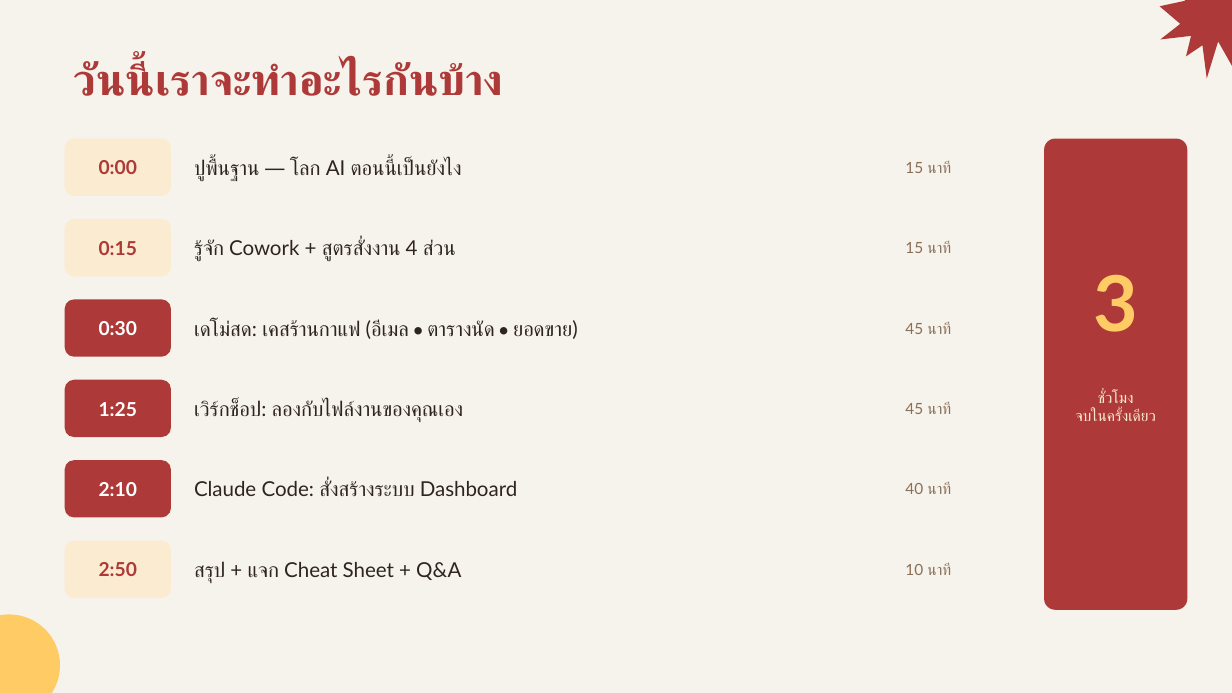
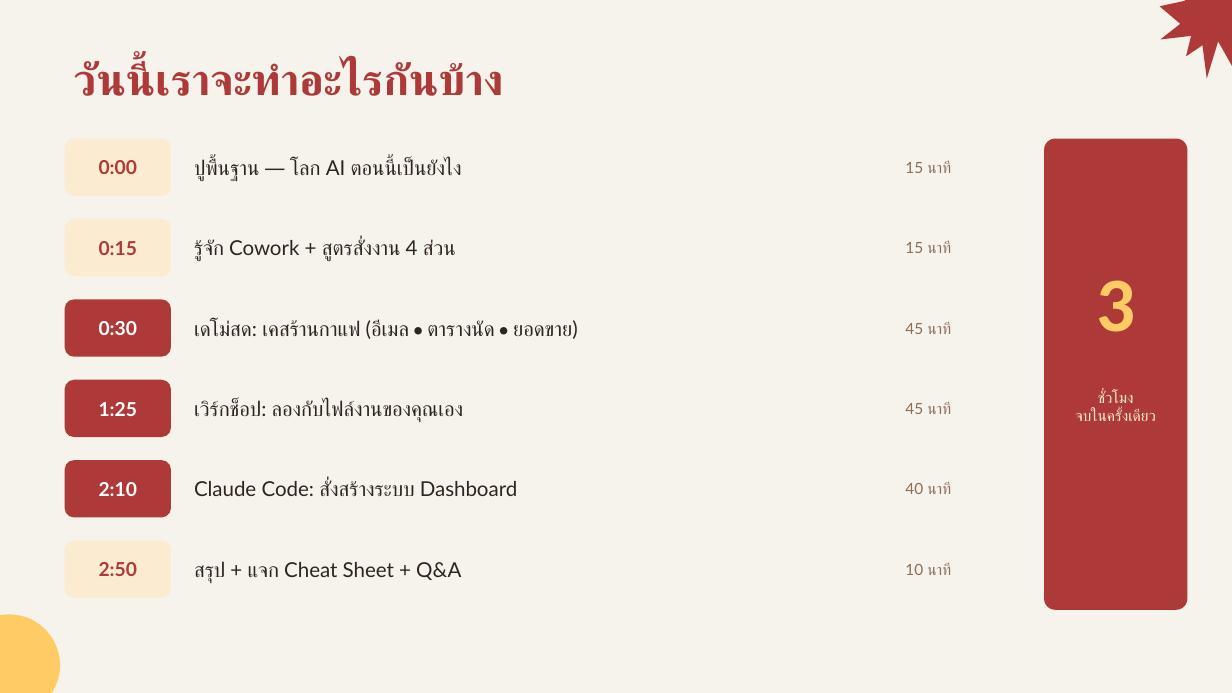
Before and after one commit to Bossjukkaphan/sookkaya-dashboard, a slide deck: slide 2 of claude-course/slides.pptx. Drawn at 1232x693 pixels with LibreOffice and Linux fonts; fonts in the diff are those of the drawing. Boxes give left, top, right and bottom in pixels: in the first picture for what was removed or moved away, otherwise in the second. Text is boxed around its words. In the diff, an @@ line names an element or a change of style, - is before the commit and + after.

```diff
--- a/claude-course/slides.pptx
+++ b/claude-course/slides.pptx
@@ text "3" at box(1096, 280, 1135, 332): font Lato to Calibri @@
```
Also in this commit, not shown: 14 other slides changed, 8 other files.
